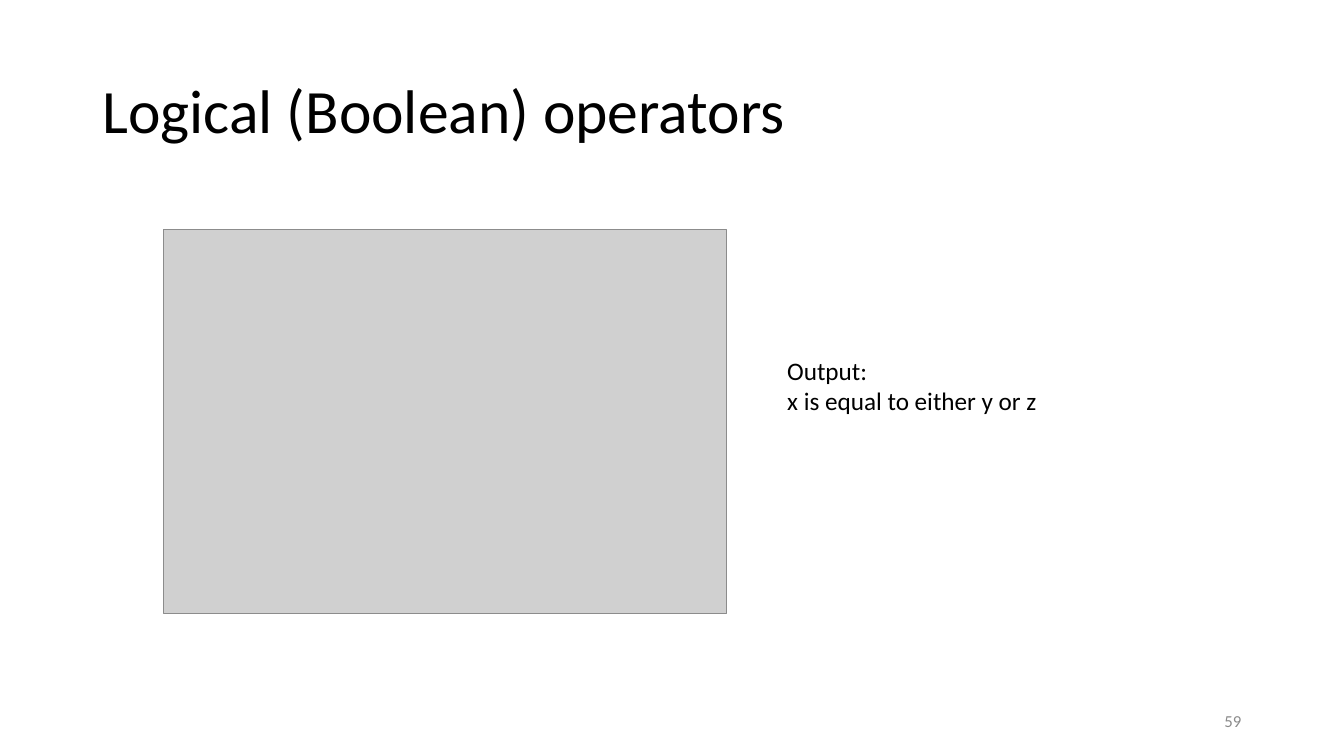
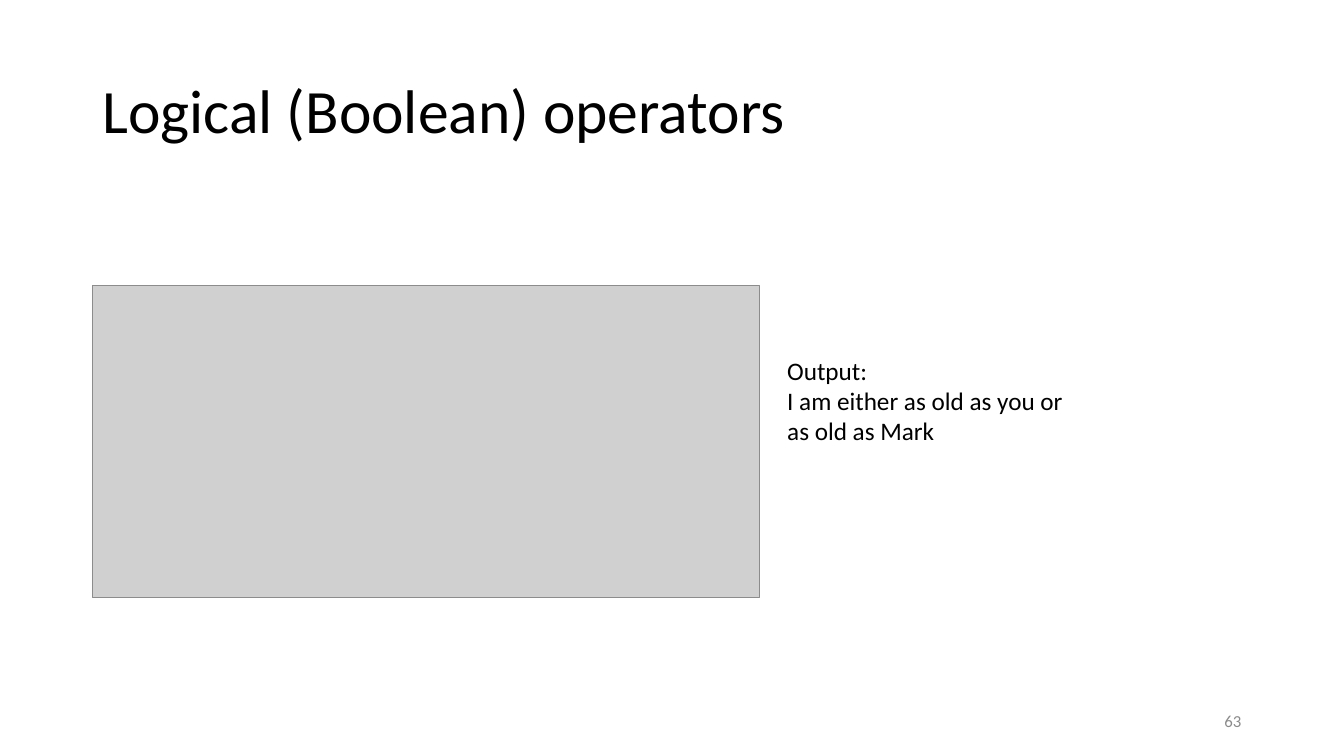
Before and after one commit to CodeIt-SADEAF/handout, a slide deck: slide 63 of Lesson1/L1_slides/L1_slides.pptx (slide 59 before the commit). Drawn at 1344x756 pixels with LibreOffice and Linux fonts; fonts in the diff are those of the drawing; grey boxes stand for pictures. Boxes give left, top, right and bottom in pixels: in the first picture for what was removed or moved away, otherwise in the second. Text is boxed around its words. In the diff, an @@ line names an element or a change of style, - is before the commit and + after.

```diff
--- a/Lesson1/L1_slides/L1_slides.pptx
+++ b/Lesson1/L1_slides/L1_slides.pptx
@@ picture: place and size @@
-picture at box(163, 230, 726, 614)
+picture at box(93, 286, 760, 598)
@@ text at box(787, 392, 1062, 441): text changed @@
-x is equal to either y or z
+I am either as old as you or as old as Mark
@@ page number at box(1224, 716, 1241, 727): text changed @@
-59
+63
```
Also in this commit, not shown: 9 other slides changed, 7 slides added, 7 other files.
